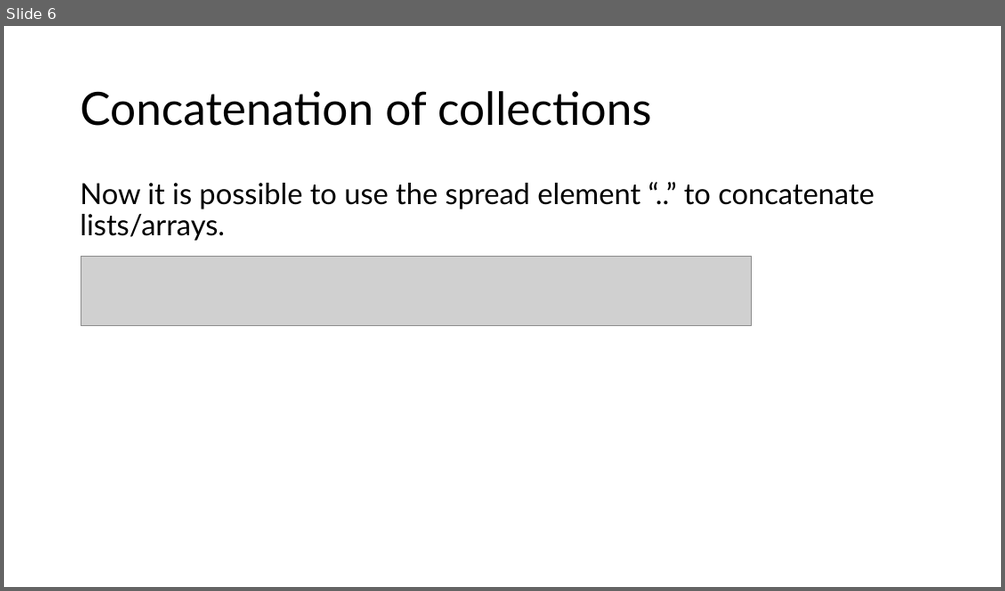
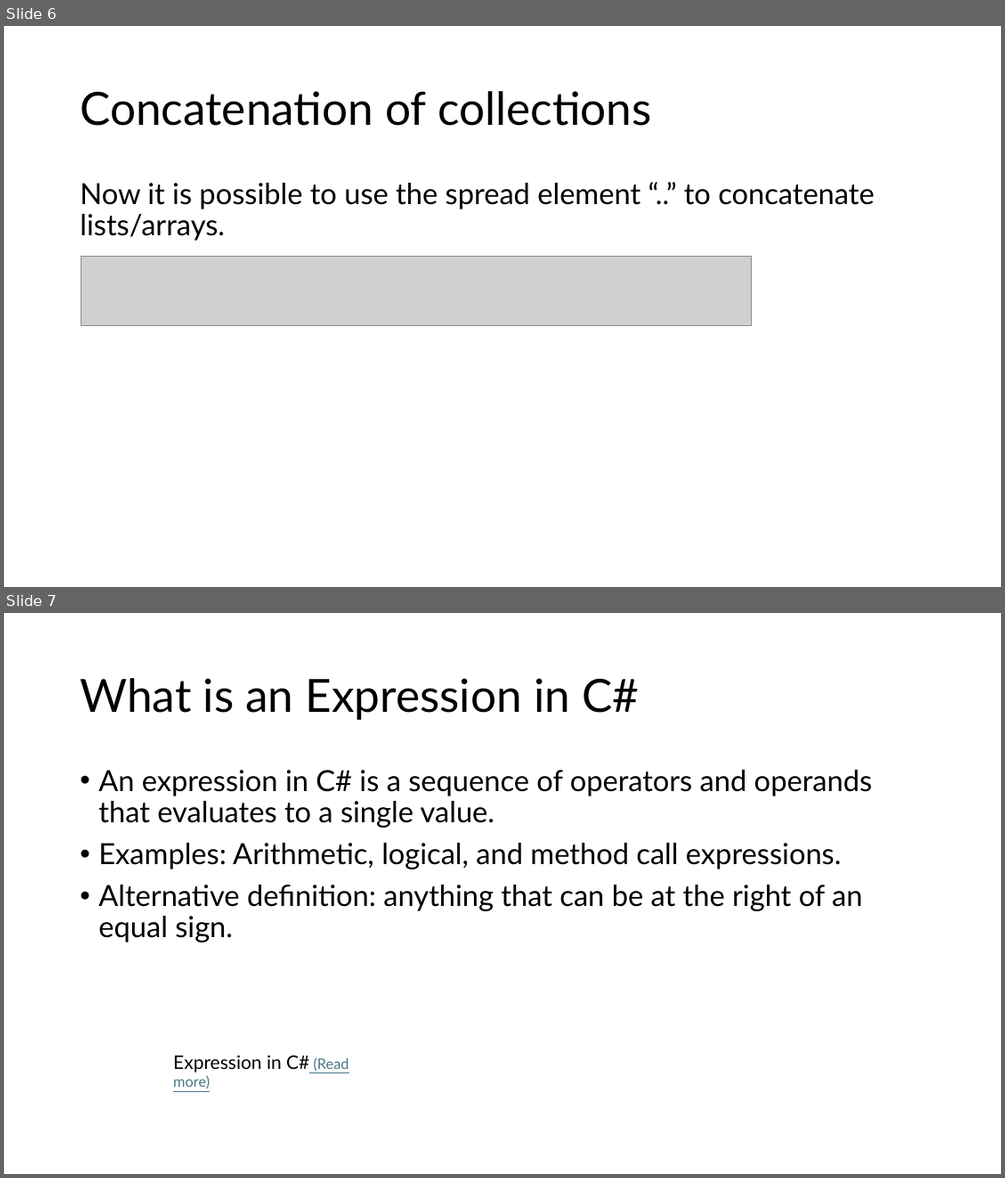
Before and after one commit to LuisSouto/C-sharp-new-features, a slide deck: slides.pptx. Shown one above the other, each under a label of ours: slide 6 before the commit, slides 6 and 7 after it. The pictures are 1005x591 and 1005x1178 pixels, drawn with LibreOffice and Linux fonts; fonts in the diff are those of the drawing; grey boxes stand for pictures. Boxes give left, top, right and bottom in pixels: in the first picture for what was removed or moved away, otherwise in the second. Text is boxed around its words. In the diff, an @@ line names an element or a change of style, - is before the commit and + after.

```diff
--- a/slides.pptx
+++ b/slides.pptx
@@ slide 7 added at (x1=4, y1=613, x2=1001, y2=1174), background #FFFFFF @@
@@ title added at (x1=80, y1=678, x2=639, y2=720), 44 pt, text #000000 @@
+What is an Expression in C#
@@ text added at (x1=98, y1=770, x2=872, y2=942), 28 pt, text #000000 @@
+• An expression in C# is a sequence of operators and operands that evaluates to a single value.
+• Examples: Arithmetic, logical, and method call expressions.
+• Alternative definition: anything that can be at the right of an equal sign.
@@ text added at (x1=173, y1=1054, x2=349, y2=1088), 18 pt, text #000000 @@
+Expression in C# (Read more)
```
Also in this commit, not shown: 7 other slides added, 1 other file.
